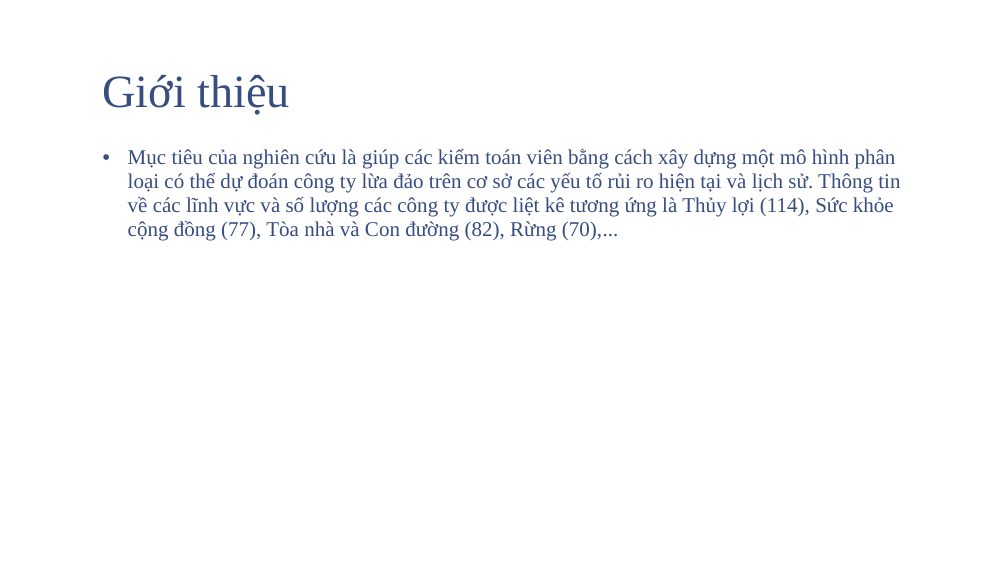
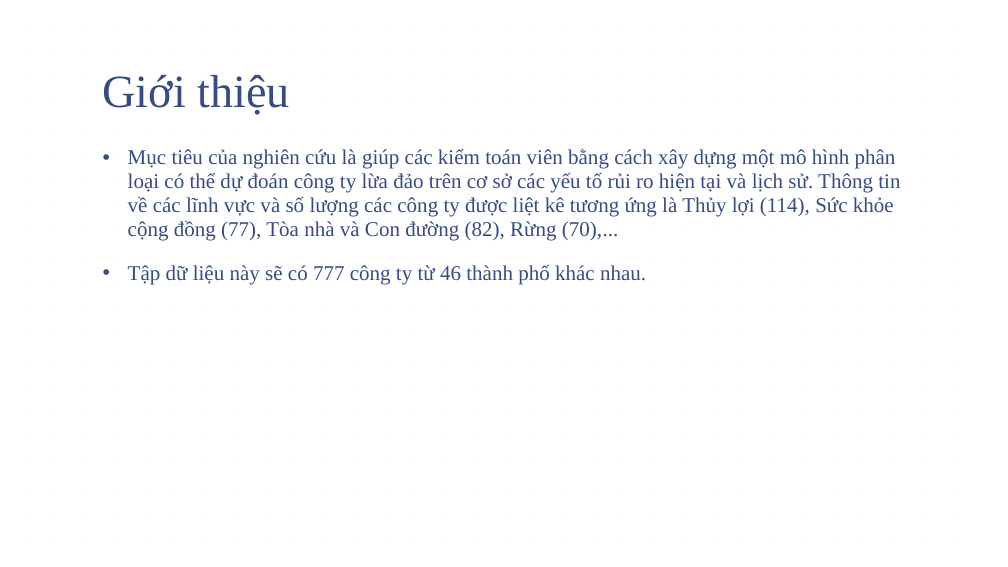
Before and after one commit to trungcpag/machine-CTU, a slide deck: slide 3 of report.pptx. Drawn at 1008x567 pixels with LibreOffice and Linux fonts; fonts in the diff are those of the drawing; background and template pictures are left out. Boxes give left, top, right and bottom in pixels: in the first picture for what was removed or moved away, otherwise in the second. Text is boxed around its words. In the diff, an @@ line names an element or a change of style, - is before the commit and + after.

```diff
--- a/report.pptx
+++ b/report.pptx
@@ text at <box>128,264,646,285</box>: paragraph added @@
+  • Tập dữ liệu này sẽ có 777 công ty từ 46 thành phố khác nhau.
```
Also in this commit, not shown: 1 other slide changed, 2 slides added, 8 other files.
